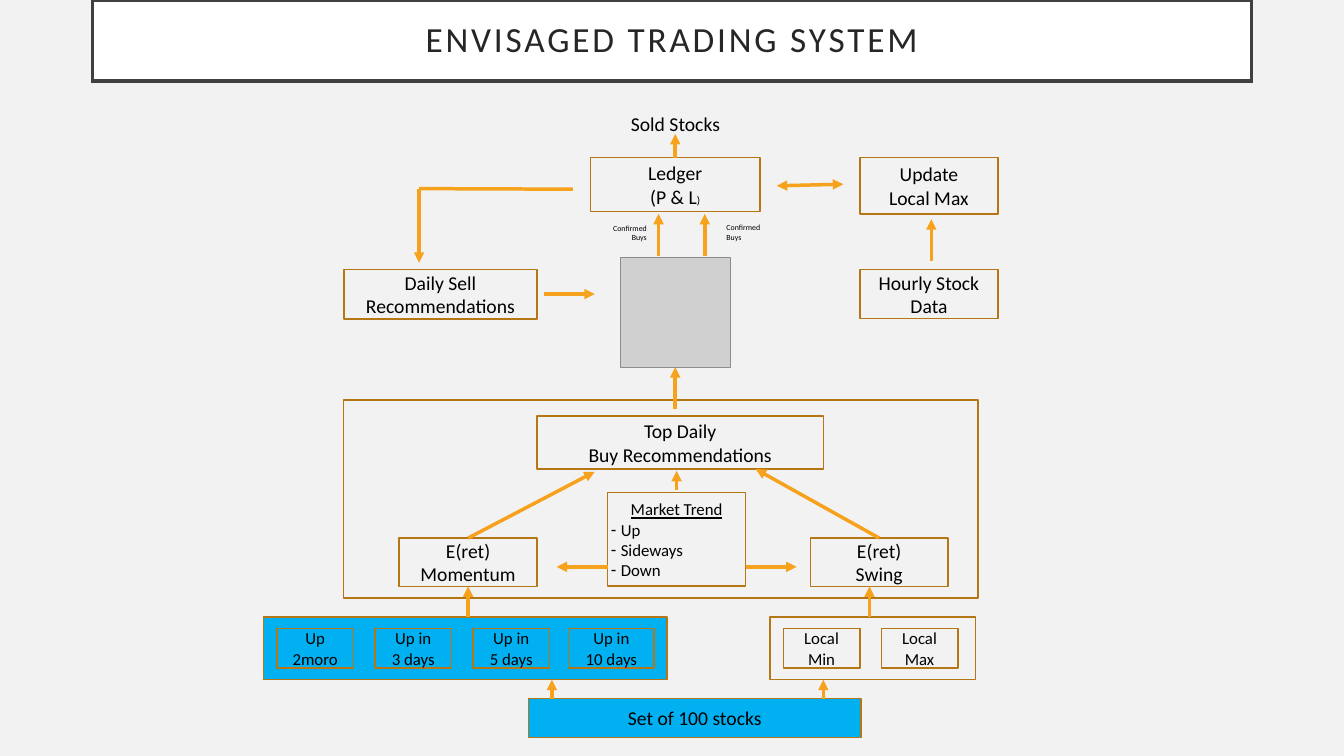
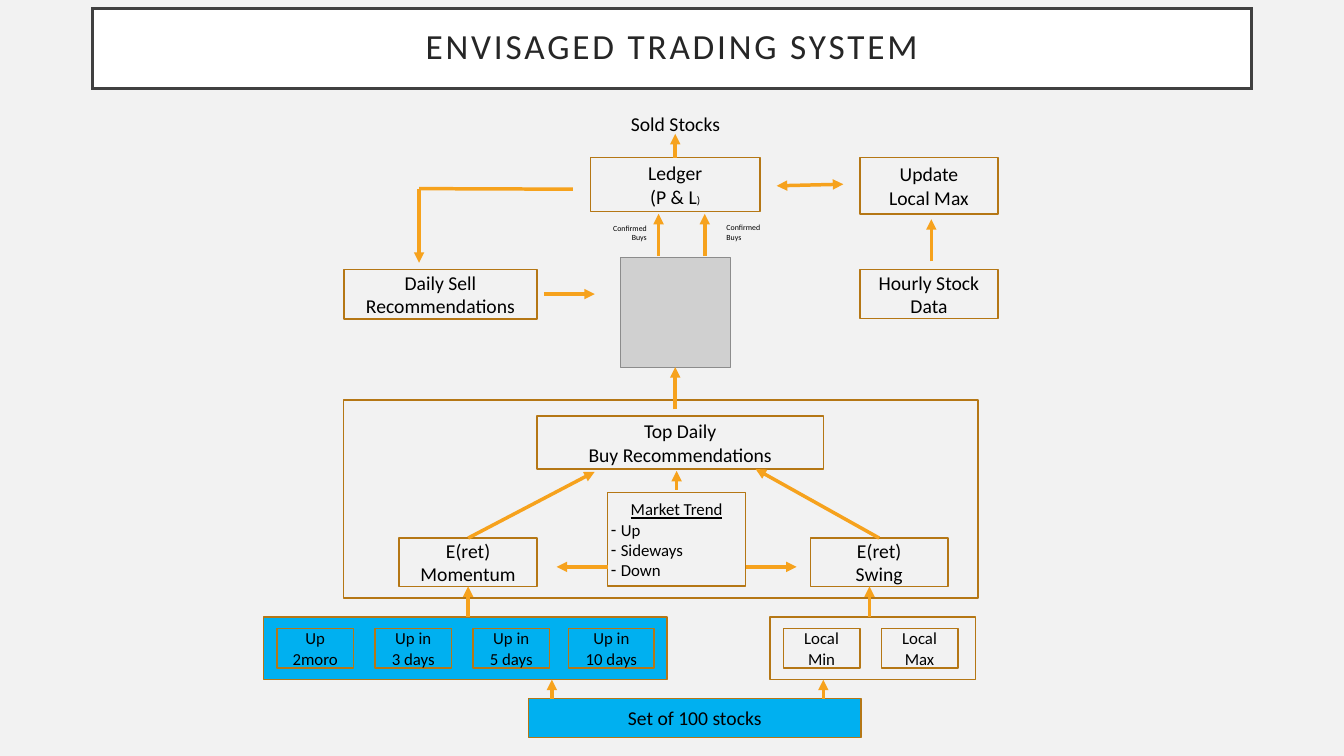
Before and after one commit to frkornet/Stock-Market-Final-Project, a slide deck: slide 4 of Final Project.pptx. Drawn at 1344x756 pixels with LibreOffice and Linux fonts; fonts in the diff are those of the drawing; grey boxes stand for pictures. Boxes give left, top, right and bottom in pixels: in the first picture for what was removed or moved away, otherwise in the second. Text is boxed around its words. In the diff, an @@ line names an element or a change of style, - is before the commit and + after.

```diff
--- a/Final Project.pptx
+++ b/Final Project.pptx
@@ title "ENVISAGED TRADING SYSTEM": place and size @@
-title "ENVISAGED TRADING SYSTEM" at box(93, 1, 1252, 82)
+title "ENVISAGED TRADING SYSTEM" at box(93, 8, 1252, 89)
```
Also in this commit, not shown: 4 other slides changed, 1 other file.
